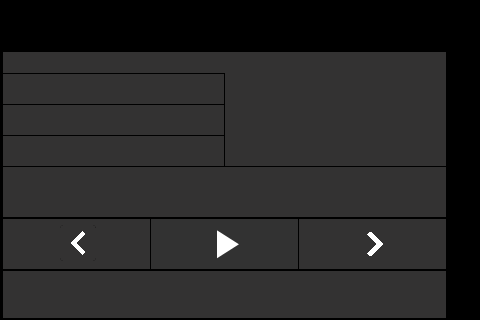
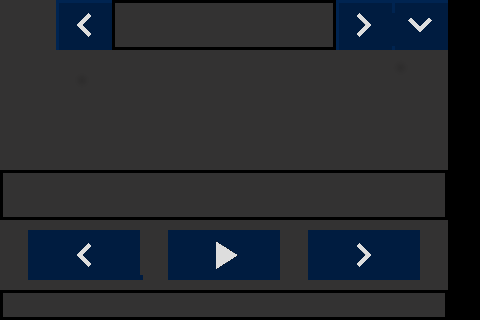
Layer changes from the first 480 × 320 image to the second:
renamed "Next #3" to "Baggrund", painted on it over [0,0,448,318]
removed layer "FriendlyName 443x30" over [3,170,446,217]
removed layer "Next" over [299,219,446,269]
removed layer "Start" over [151,219,298,269]
removed layer "Prev" over [3,219,150,269]
removed layer "baggrund" over [0,0,448,318]
